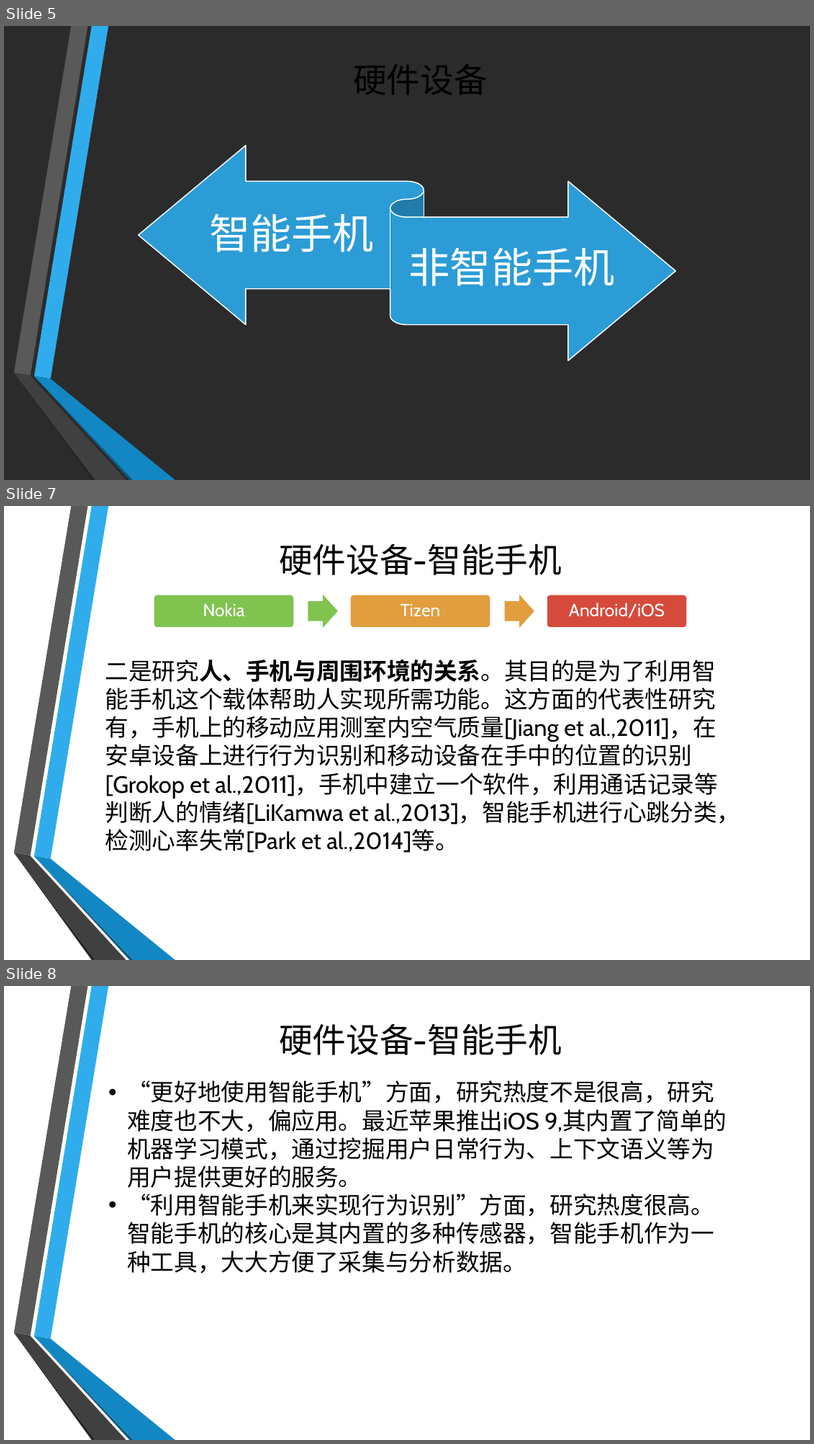
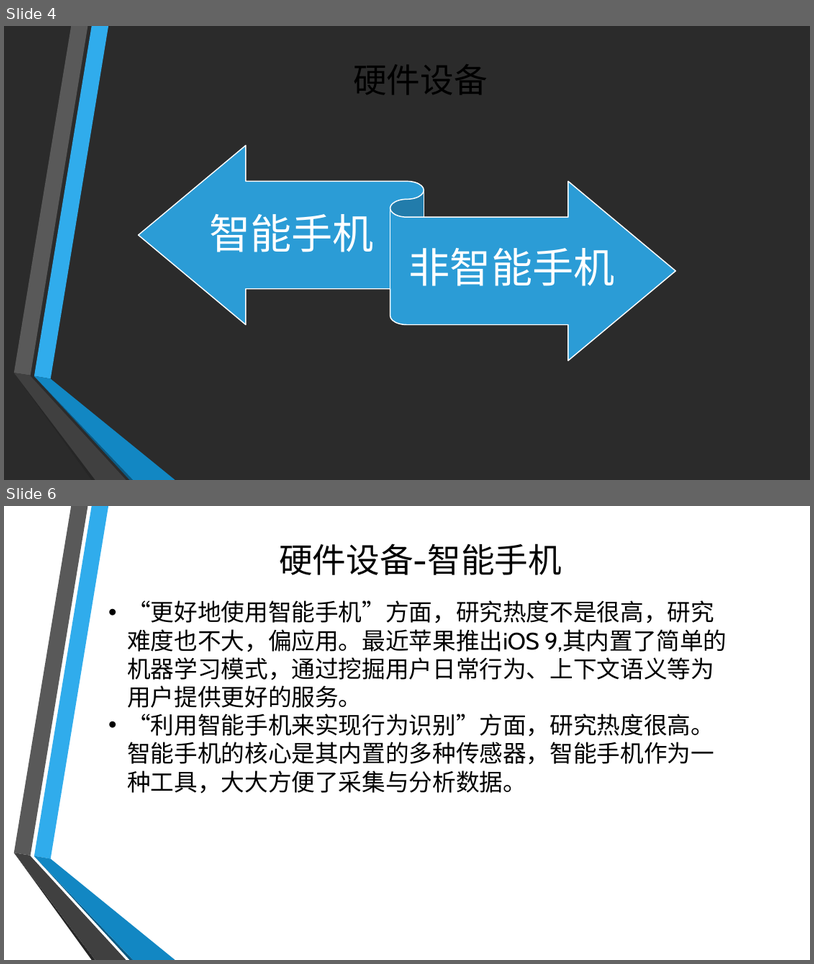
Before and after one commit to riheng/MachineLearning, a slide deck: 行为识别方面会议论文研究总结.pptx. Shown one above the other, each under a label of ours: slides 5, 7 and 8 before the commit, slides 4 and 6 after it; the slides between them are not shown. The pictures are 814x1444 and 814x964 pixels, drawn with LibreOffice and Linux fonts; fonts in the diff are those of the drawing; background and template pictures are left out; a plain dark background stands for a picture behind light text. Boxes give left, top, right and bottom in pixels: in the first picture for what was removed or moved away, otherwise in the second. Text is boxed around its words. In the diff, an @@ line names an element or a change of style, - is before the commit and + after.

```diff
--- a/行为识别方面会议论文研究总结.pptx
+++ b/行为识别方面会议论文研究总结.pptx
@@ slide 7 removed at [4,506,810,960], background picture (left out); not listed: 6 template elements that a slide beside it also shows @@
@@ title removed at [279,543,562,575] @@
-硬件设备-智能手机
@@ group removed at [154,595,687,628]: 3 rounded rectangles, 3 texts, 2 right arrows @@
-Nokia
-Tizen
-Android/iOS
@@ text removed at [106,659,741,852] @@
-二是研究人、手机与周围环境的关系。其目的是为了利用智能手机这个载体帮助人实现所需功能。这方面的代表性研究有，手机上的移动应用测室内空气质量[Jiang et al.,2011]，在安卓设备上进行行为识别和移动设备在手中的位置的识别[Grokop et al.,2011]，手机中建立一个软件，利用通话记录等判断人的情绪[LiKamwa et al.,2013]，智能手机进行心跳分类，检测心率失常[Park et al.,2014]等。
@@ what was slide 5 is now slide 4 @@
@@ what was slide 8 is now slide 6 @@
```
Also in this commit, not shown: 3 slides changed, 1 slide added, 5 other slides removed, 1 other file.
